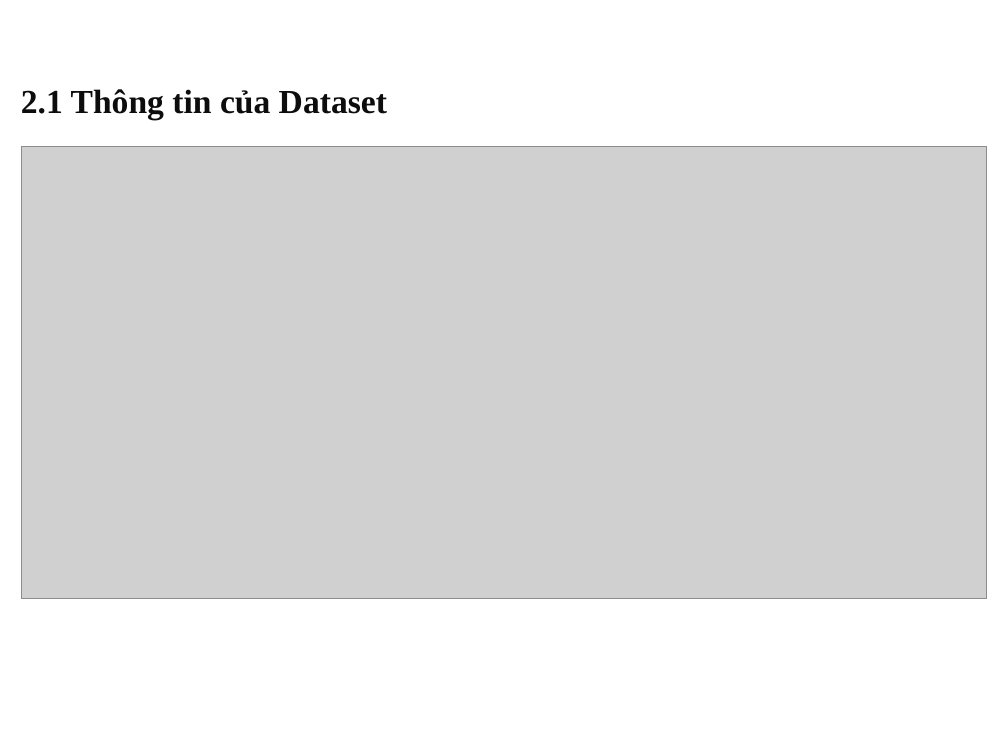
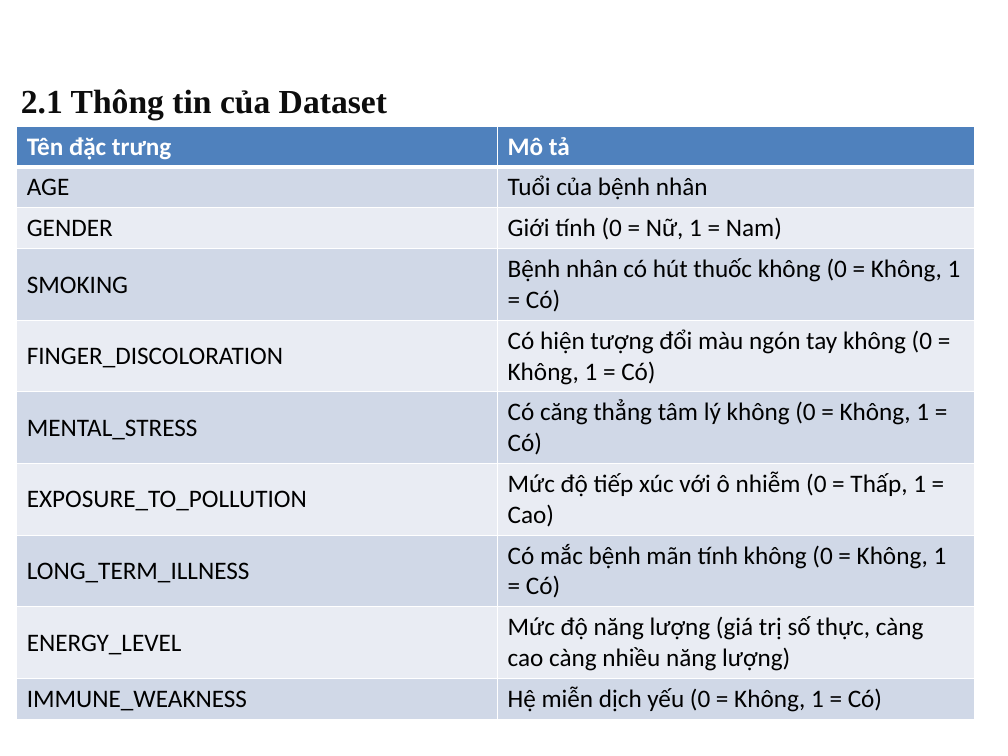
Before and after one commit to VietHung3004/Project_2, a slide deck: slide 4 of Lungcancer_prediction.pptx. Drawn at 1008x756 pixels with LibreOffice and Linux fonts; fonts in the diff are those of the drawing; grey boxes stand for pictures; background and template pictures are left out. Boxes give left, top, right and bottom in pixels: in the first picture for what was removed or moved away, otherwise in the second. Text is boxed around its words. In the diff, an @@ line names an element or a change of style, - is before the commit and + after.

```diff
--- a/Lungcancer_prediction.pptx
+++ b/Lungcancer_prediction.pptx
@@ table added at [17, 126, 975, 716], 10 rows, 2 columns @@
+Tên đặc trưng | Mô tả
+AGE | Tuổi của bệnh nhân
+GENDER | Giới tính (0 = Nữ, 1 = Nam)
+SMOKING | Bệnh nhân có hút thuốc không (0 = Không, 1 = Có)
+FINGER_DISCOLORATION | Có hiện tượng đổi màu ngón tay không (0 = Không, 1 = Có)
+MENTAL_STRESS | Có căng thẳng tâm lý không (0 = Không, 1 = Có)
+EXPOSURE_TO_POLLUTION | Mức độ tiếp xúc với ô nhiễm (0 = Thấp, 1 = Cao)
+LONG_TERM_ILLNESS | Có mắc bệnh mãn tính không (0 = Không, 1 = Có)
+ENERGY_LEVEL | Mức độ năng lượng (giá trị số thực, càng cao càng nhiều năng lượng)
+IMMUNE_WEAKNESS | Hệ miễn dịch yếu (0 = Không, 1 = Có)
@@ picture removed at [22, 146, 987, 599] @@
```
Also in this commit, not shown: 30 other slides changed, 1 slide added, 8 slides removed, 3 other files.
